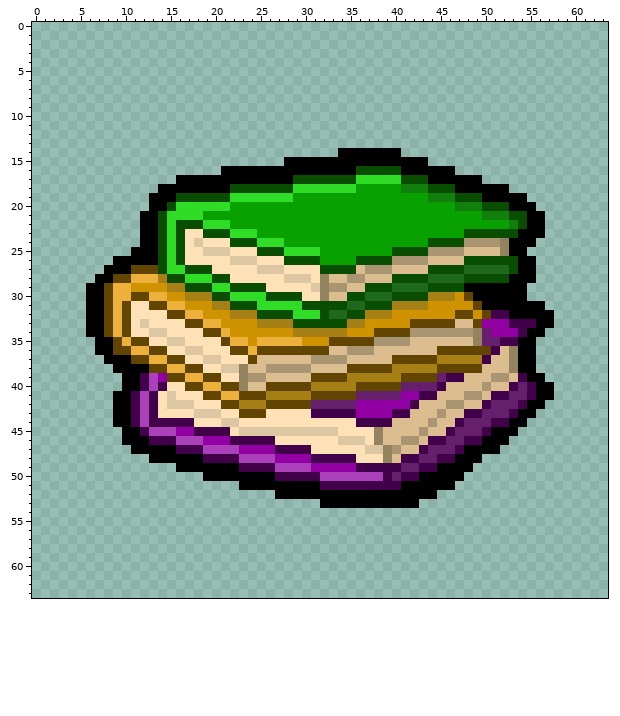
Two states of a pixel-art sprite, assets/adriftus/textures/custom_gui/network/recipes_icon.png. Above, as it was before the edit.
The file is 64x64 pixels.
Now the later version:
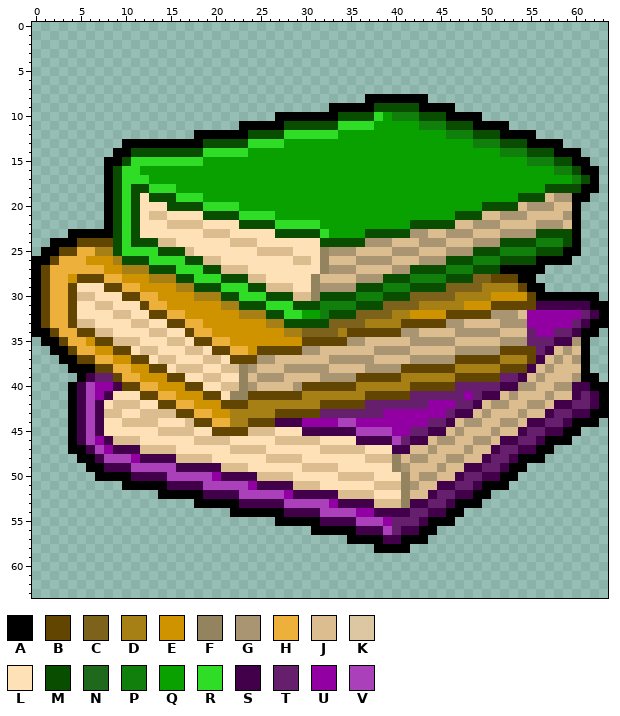
Palette (. is transparent): A #000000  B #624500  C #7c621b  D #a67f15  E #d09300  F #94835f  G #a99571  H #edb03b  J #dcbd90  K #ddc7a2  L #ffe1b8  M #094d00  N #1e691b  P #117f0c  Q #08a100  R #2fdc26  S #410049  T #651f6d  U #9200a4  V #ab41ba
Changes in this commit:
Changed rows in their new state; - is an unchanged pixel.
first column x 0:
 8 -------------------------------------AAAAAAA--------------------
 9 ---------------------------------AAAAAMMMMMAAAA-----------------
10 ---------------------------AAAAAAAMMMMRQPPPMMMAAAA--------------
11 -----------------------AAAAAMMMMMMRRRRQQQQQPPPMMMAAAA-----------
12 ------------------AAAAAAMMMMRRRRRRQQQQQQQQQQQQPPPMMMAAAA--------
13 ----------AAAAAAAAAMMMMMRRRRQQQQQQQQQQQQQQQQQQQQQPPPMMMAAAA-----
14 ---------AAMMMMMMMMRRRRRQQQQQQQQQQQQQQQQQQQQQQQQQQQQPPPMMMAAA---
15 --------AAMRRRRRRRRQQQQQQQQQQQQQQQQQQQQQQQQQQQQQQQQQQQQPPPMMAA--
16 --------AMRRQQQQQQQQQQQQQQQQQQQQQQQQQQQQQQQQQQQQQQQQQQQQQQPPMAA-
17 --------AMRRRQQQQQQQQQQQQQQQQQQQQQQQQQQQQQQQQQQQQQQQQQQQQQQQPMA-
18 --------AMRMMRRRQQQQQQQQQQQQQQQQQQQQ-----QQQQQQQQQQQQQQQQMMMMAA-
19 --------AMRMLMMMRRRQQQQQQQQQQ---------------QQQQQQQQQQMMMJGGAA--
20 --------AMRMLLL-MMM---R------------------------QQQ---MJGGGJJA---
21 --------AMRMLJJLLLLMMMMRRRR--------------------MMMJJGGGJJJJGA---
22 --------AMRMLLLJJJJLLLLMMMMRRRRR----------MMMMMJJGGGJJJJGGGJA---
23 ----AAAAAMRMLLLLL--JJJLLLLLMMMMMR----MMMMMGGJJGGGJJJGGGGMMMMA---
24 --AAABBBBMRMMMJJL-L---JJJLLLLLLLMMMMMGGGJJJGGGJJJ---MMMMPPPMA---
25 -AABBHHDDMRRRR-M-J-LLL---JJJJLLLFGGGJJJJGGGJJJ--GMMMPPPPMMMAA---
26 AABHHHEEEDMMMRR-RMMJJ-LLL---LJJLFJJJGGGGJJJ-GGMM-PPP--MMAAAA----
27 ABHHHHHHEEDDDM-M-RR-MJJJ-LLL----FGGG-JJJGGMM--PPPMMMAA--A-------
28 ABHHEBBBHHEEED-D-M--R-MMJJ--LLLFJ--J-GGM--PPPPMM-CCBBB----------
29 ABHHBLLL-B-H---E-D--M-RR--JJJ--FG--GM--PPPMM--CCCCDDDDBAA-------
30 ABHHBJJLLLB-H-E--E--D-M------JJFMMM-PPPM--CCCCCDDDDEEEEBAAAAAAA-
31 ABHHBLLJJLL-BHHEE---E-D--M---M--PPPPM--CCCC-DDDD-EEBBBBBSSSSSSAA
32 ABHHBLLLLJJ--BBHHEE---E--D--R-QQPMM-CCCCDD----B--B-GGGJUUUUUUTSA
33 ABHHBJJLLLLJJ--BBHHEE----E--M----CCCCDDDDB----GG-JJJGGGUUUUUTSAA
34 AABHHBBJJLL--JJ--BHHEE------D-CCCC-BBB---G-JJJJ--GGGJJJTUUTTSAA-
35 -AABHHEBBJJJL--JJ-BBHHEE-EEEEEBBB--GGJJJJJGGGGG--JJJGGGTTTSSGA--
36 --AABHHEE--LJJL--JJ-BBHHE-----GGJ--JJJGGGG---JJGGGGGBBBBTSJGJA--
37 ---AABBHHEE--LJJL--JJ-BB-GG----JJ--GGG--JJGGGGGBBBBBDDDBSJGJGA--
38 ----AAABBHHEE--LJJJ--JJ-G-JJ---GG--JJGGGGBBBB--DDDDDBBBSJGJJJA--
39 -----ASTTBHHEEE--LLJJ---J-GG---JGGGGBBBBBDDDDDDBBBBBTT-JGJJJGAA-
40 ----ASVUUSBBHHEEE--LLJJ-G-JJJG-BBBBBDDDDDDBBBBBTTTTTS-GGJJGGSSAA
41 ----ASVUSLLLBBHHEEE--LFF--BBBB-DDDDDDBBBBBTTTTTTUTS-JGJJJGJJSTSA
42 ----ASVSLJJJLLBBHHEEE--B--DDDDDDBBBBBTTTTTTTUUUTTSJGGJJGGJSSTTSA
43 ----ASVSJJLLJJJJBBHHEEDDDDDBBBBBTTTTTTT-UUUUUUTS-JGJJJGJJSTTSSAA
44 ----ASVSLLJJJJLLLJBBHHDDBBBSSSUUUUVVUUUUUUUUTTSJGGJJGGJSSTTSAAA-
45 ----ASVSLLLLLLJJJJLLBBBBJJJLLLSSSSSSVVVVUUTTSSJGJJJGJJSTTSSAA---
46 ----ASVUSJJJLLLLLLJJJJLLLLLJJJJJ--LLSSSSVTSSJGGJJGGJSSTTSAAA----
47 ----AASVUSSSJJJJLLLLLLJJJJLLLLL-JJJJJLLLSS-JGJJJGJJSTTSSAA------
48 -----AASVVVUSSSSJJJJLLLLLLJJJJLLLLLL-JJJFJGGJJGGJJSTTSAAA-------
49 ------AASSSVVVVVSSSSSJJJLLLLLLJJJJLLLLLLFGJJJGJJSSTTSAA---------
50 -------AAAASSSSVVVVVUSSSSJJJJLLLLLJJJJLLLFJGGJJSTTSSAA----------
51 ----------AAAAASSSSVVVVVUSSSSJJJLLLLLLJJJFGJJSSTTSAAA-----------
52 --------------AAAAASSSSVVVVVUSSSSSJJJJLLLFJJSTTSSAA-------------
53 ------------------AAAAASSSSSVVVVVUSSSSJJJFSSTTSAAA--------------
54 ----------------------AAAAAASSSSVVVVUUSSSSTTSSAA----------------
55 ---------------------------AAAAASSSSVVVUTTTSAAA-----------------
56 -------------------------------AAAAASSSVTSSAA-------------------
57 -----------------------------------AAAASSAAA--------------------
58 --------------------------------------AAAA----------------------
Changed places in both pictures, as pixel boxes (x1, y1, x2, y2):
changed: (32, 94, 608, 553)
